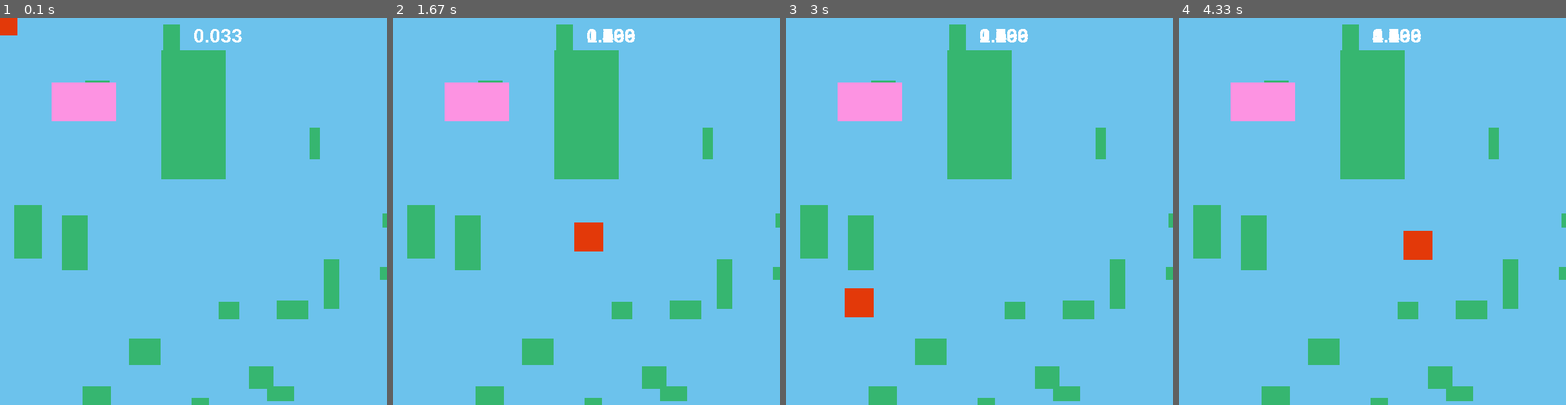
Above: before the commit, frames 1-4 (left to right).
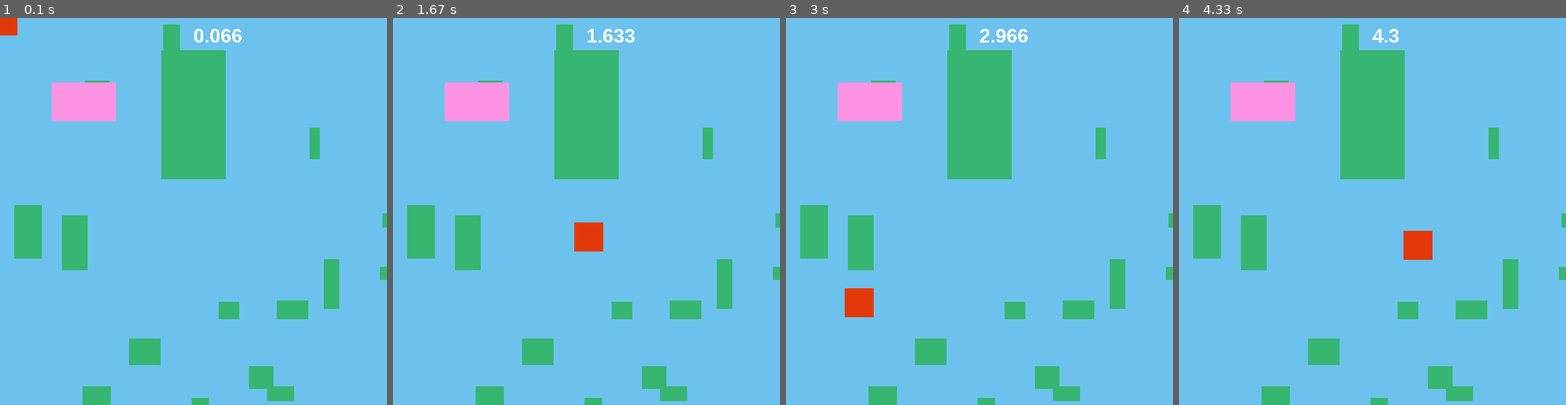
Above: after the commit, the same moments.

Repository: italogama/PyGame-LearnCafe
Game: pygame game, started from Aula 4 Inicio/Aula 28 - Documentacao.py
Same seed, same stepped clock (60 frames per second), same inputs: the game is played once before the commit and once after it.
Inputs (mouse positions are in pixels of both pictures, inside the frame that each line leads up to):
- Up to frame 1 (0.1 s): no input
- Up to frame 2 (1.67 s): hold Right 0.33-0.8 s; move the mouse to (571, 226) at 0.37 s; hold Up 0.83-1.13 s; move the mouse to (710, 199) at 0.87 s; hold Right 1.17-1.63 s; move the mouse to (586, 234) at 1.2 s
- Up to frame 3 (3 s): hold Left 1.67-2.2 s; move the mouse to (886, 215) at 1.7 s; hold Down 2.23-2.53 s; move the mouse to (1018, 296) at 2.27 s; hold Left 2.57-2.97 s; move the mouse to (859, 304) at 2.6 s
- Up to frame 4 (4.33 s): hold Up 3-3.37 s; move the mouse to (1430, 76) at 3.03 s; hold Right 3.4-4.03 s; move the mouse to (1511, 346) at 3.43 s; hold Down from 4.07 s (still down); move the mouse to (1418, 246) at 4.1 s

The runs differ from the first frame. In frame 1, less than 0.1% of the frame differs, in the area x 57-63%, y 2-7%; in frame 2, 0.1%; in frame 3, less than 0.1%; in frame 4, 0.2%, in the area x 50-63%, y 2-7%.

Commit message:
Aula 31 - Trabalhando com imagens

Diff:
--- a/Aula 4 Inicio/Aula 28 - Documentacao.py
+++ b/Aula 4 Inicio/Aula 28 - Documentacao.py
@@ -103,7 +103,7 @@
         segundos = pygame.time.get_ticks()/1000
         segundos = str(segundos)
         contador = texto.render(segundos, 0, cor_branca)
-        sup.blit(contador, (300,10))
+        tela.blit(contador, (300,10))
 
         pygame.draw.rect(tela, cor_vermelha, ret) #inserindo retangulo
         pygame.draw.rect(tela, cor_rosa, ret2)
--- /dev/null
+++ b/Aula 4 Inicio/Aula 31 - Imagens.py
@@ -0,0 +1,37 @@
+import pygame
+import random
+
+def main(): #parametros de Display
+    #As definições dos objetos(variaveis)
+    pygame.init() #Inicializando o pygame
+    tela = pygame.display.set_mode([600, 600]) #Setando a dimensao da tela
+    pygame.display.set_caption("Iniciando com PyGame") #Exibindo titulo do game
+    relogio = pygame.time.Clock()
+    cor_branca = (255,255,255)
+    cor_azul = (108,194,236) #variaveis de corer, # RGB
+    cor_verde = (54,182,112)
+    cor_vermelha = (227,57,9)
+    cor_rosa = (253, 147, 226)
+    sair = False
+
+    imagem = pygame.image.load("nave.png") #inserindo imagem
+
+
+    while sair != True: #Loop de while, cria uma variavel do tipo event que recebe um evento
+
+        for event in pygame.event.get(): #ao clicar no X ele entra na condição IF
+            if event.type == pygame.QUIT: #se o evento recebido for o QUIT, o sair passa a ser True
+                sair = True #no momento que o sair passa a ser True, ele sai do while e executa o Quit
+
+            #if event.type == pygame.MOUSEBUTTONDOWN:
+
+            tela.blit(imagem, (100,100))
+            relogio.tick(30)
+            tela.fill(cor_branca)
+            pygame.display.update() #Chamar atualização na Tela
+
+    pygame.quit() #Quita o game ao clicar no X
+
+
+
+main()
Binary file added: Aula 4 Inicio/nave.png
